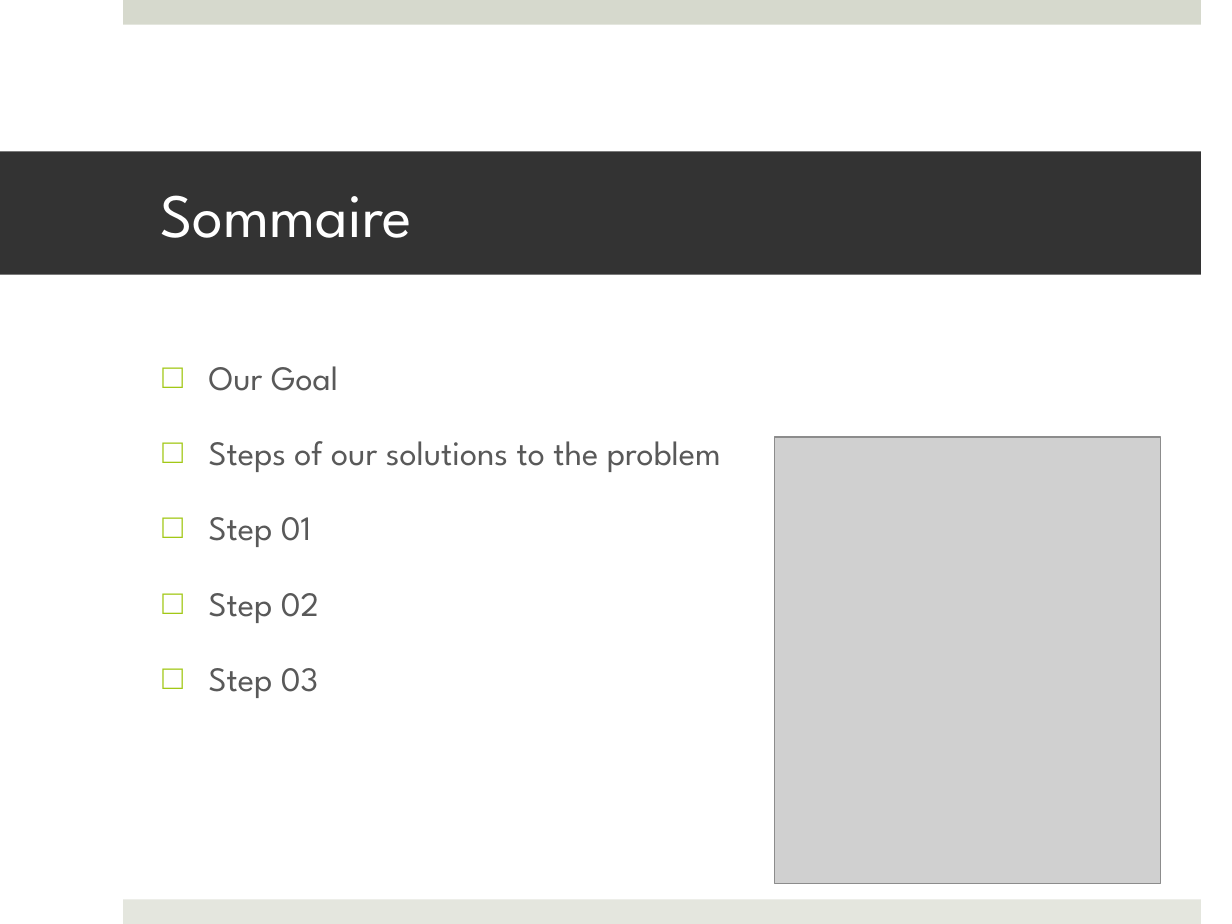
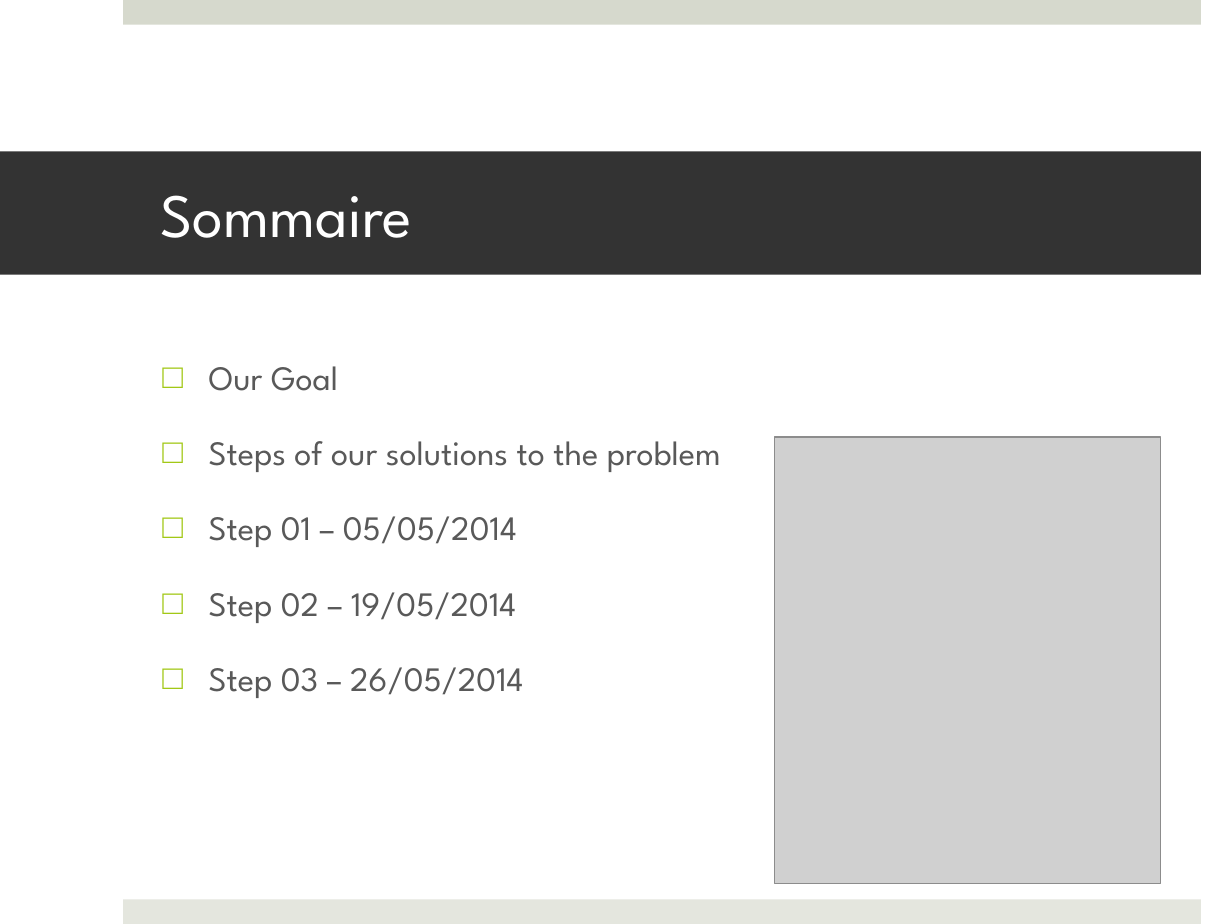
Before and after one commit to kiago/isepse2014, a slide deck: slide 2 of jessica.besagni/Presentations projet/Subtitles 12062014.pptx. Drawn at 1232x924 pixels with LibreOffice and Linux fonts; fonts in the diff are those of the drawing; grey boxes stand for pictures. Boxes give left, top, right and bottom in pixels: in the first picture for what was removed or moved away, otherwise in the second. Text is boxed around its words. In the diff, an @@ line names an element or a change of style, - is before the commit and + after.

```diff
--- a/jessica.besagni/Presentations projet/Subtitles 12062014.pptx
+++ b/jessica.besagni/Presentations projet/Subtitles 12062014.pptx
@@ text at (209,516,523,698): text changed @@
-□ Step 01
-□ Step 02
-□ Step 03
+□ Step 01 – 05/05/2014
+□ Step 02 – 19/05/2014
+□ Step 03 – 26/05/2014
```
Also in this commit, not shown: 1 other slide changed.
